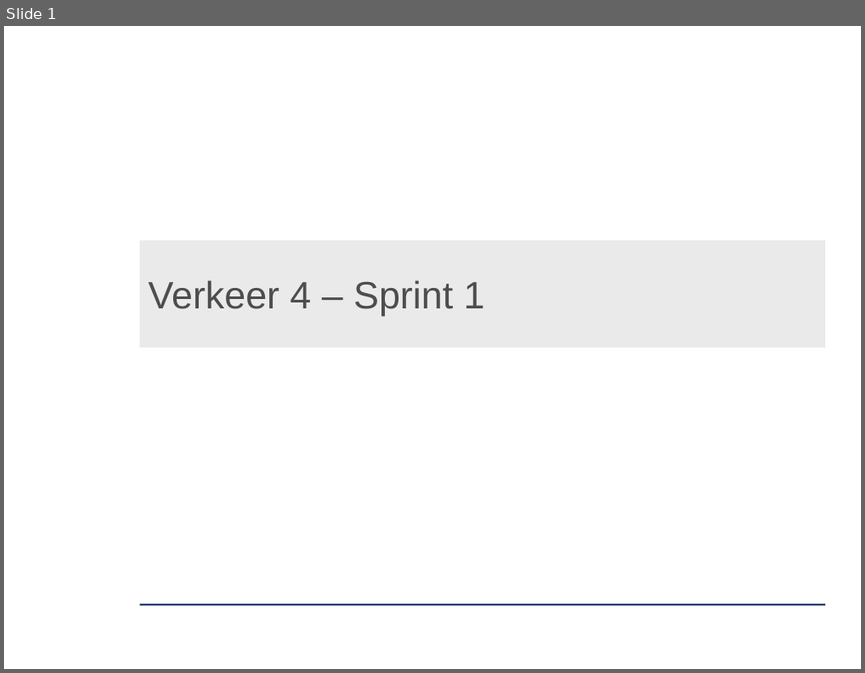
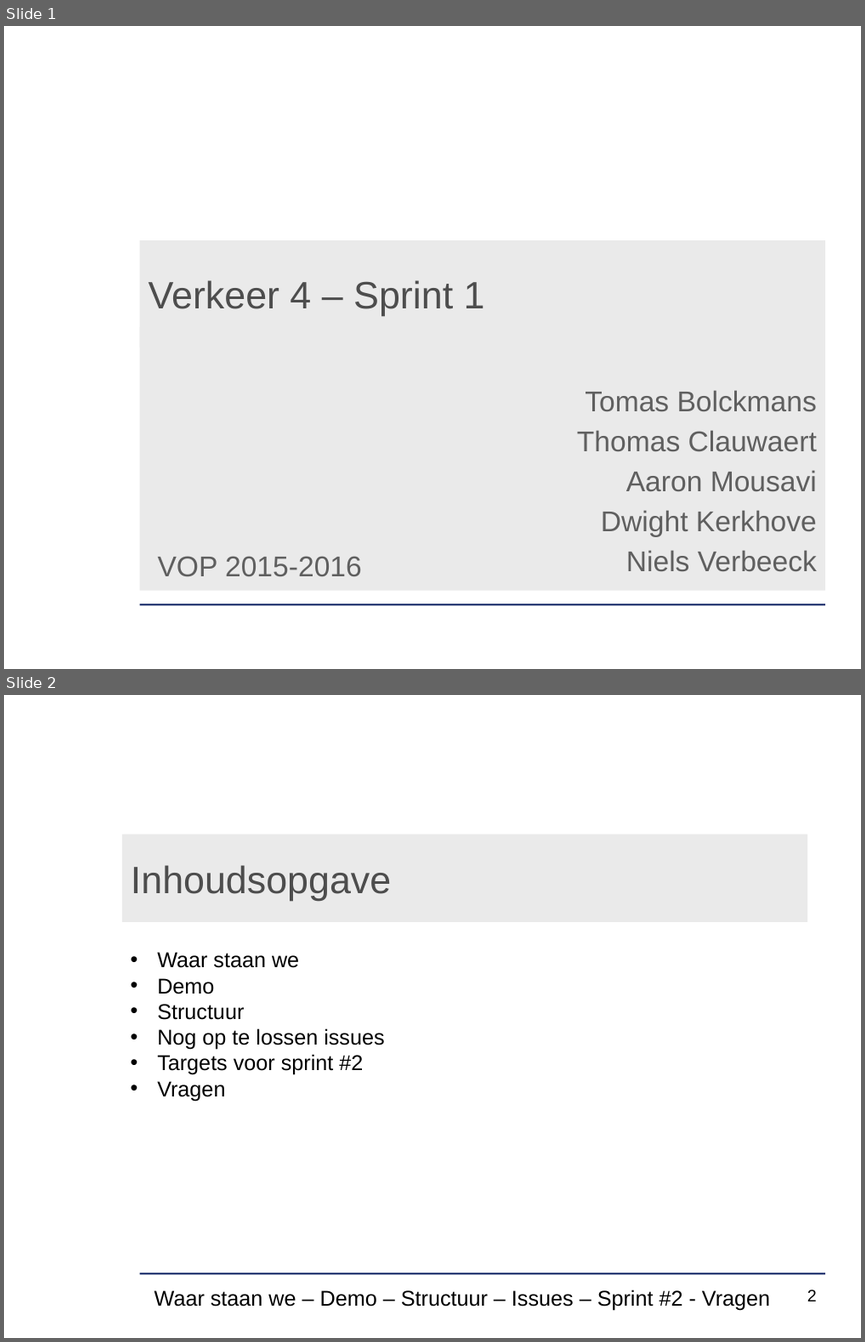
Before and after one commit to verkeergent/Traffic-Travel-Time-Analyzer-4, a slide deck: Analyse/sprint1presentatie.pptx. Shown one above the other, each under a label of ours: slide 1 before the commit, slides 1 and 2 after it. The pictures are 865x673 and 865x1342 pixels, drawn with LibreOffice and Linux fonts; fonts in the diff are those of the drawing; background and template pictures are left out. Boxes give left, top, right and bottom in pixels: in the first picture for what was removed or moved away, otherwise in the second. Text is boxed around its words. In the diff, an @@ line names an element or a change of style, - is before the commit and + after.

Commit message:
update presentatie sprint 1

```diff
--- a/Analyse/sprint1presentatie.pptx
+++ b/Analyse/sprint1presentatie.pptx
@@ slide 2 added at (x1=4, y1=695, x2=861, y2=1338), background #FFFFFF; not listed: 1 template element that a slide beside it also shows @@
@@ title added at (x1=122, y1=834, x2=808, y2=921), fill #EAEAEA, 32 pt, text #4D4D4D @@
+Inhoudsopgave
@@ text added at (x1=157, y1=952, x2=384, y2=1100), 18 pt, text #000000 @@
+• Waar staan we
+• Demo
+• Structuur
+• Nog op te lossen issues
+• Targets voor sprint #2
+• Vragen
@@ text added at (x1=154, y1=1289, x2=817, y2=1310), 18 pt, text #000000 @@
+Waar staan we – Demo – Structuur – Issues – Sprint #2 - Vragen
@@ page number added at (x1=659, y1=1290, x2=683, y2=1305), 14 pt, text #000000 @@
+2
@@ slide 1 changed as well @@
@@ subtitle added at (x1=139, y1=327, x2=825, y2=590), fill #EAEAEA, 24 pt, text #5F5F5F @@
+Tomas Bolckmans
+Thomas Clauwaert
+Aaron Mousavi
+Dwight Kerkhove
+Niels Verbeeck
@@ text added at (x1=158, y1=556, x2=362, y2=577), 24 pt, text #5F5F5F @@
+VOP 2015-2016
```
Also in this commit, not shown: 11 other slides changed, 6 other slides added, 3 slides removed.
